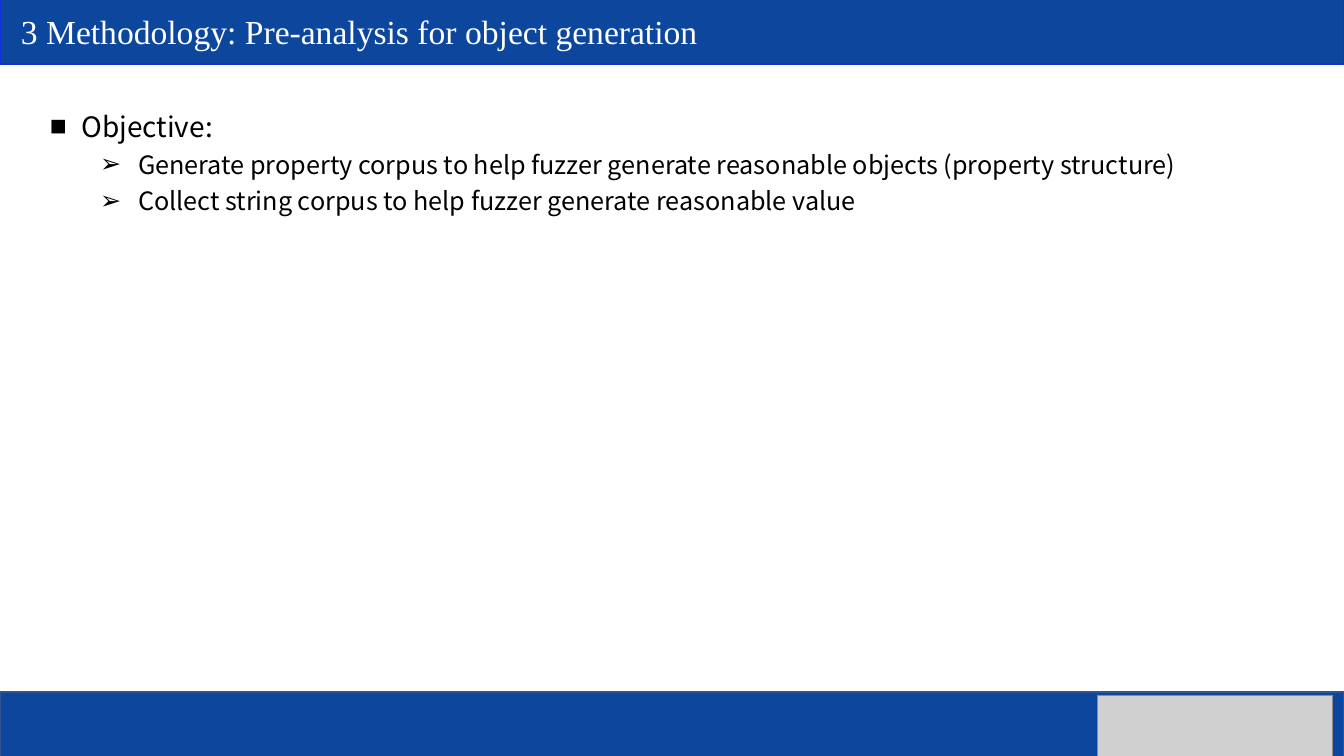
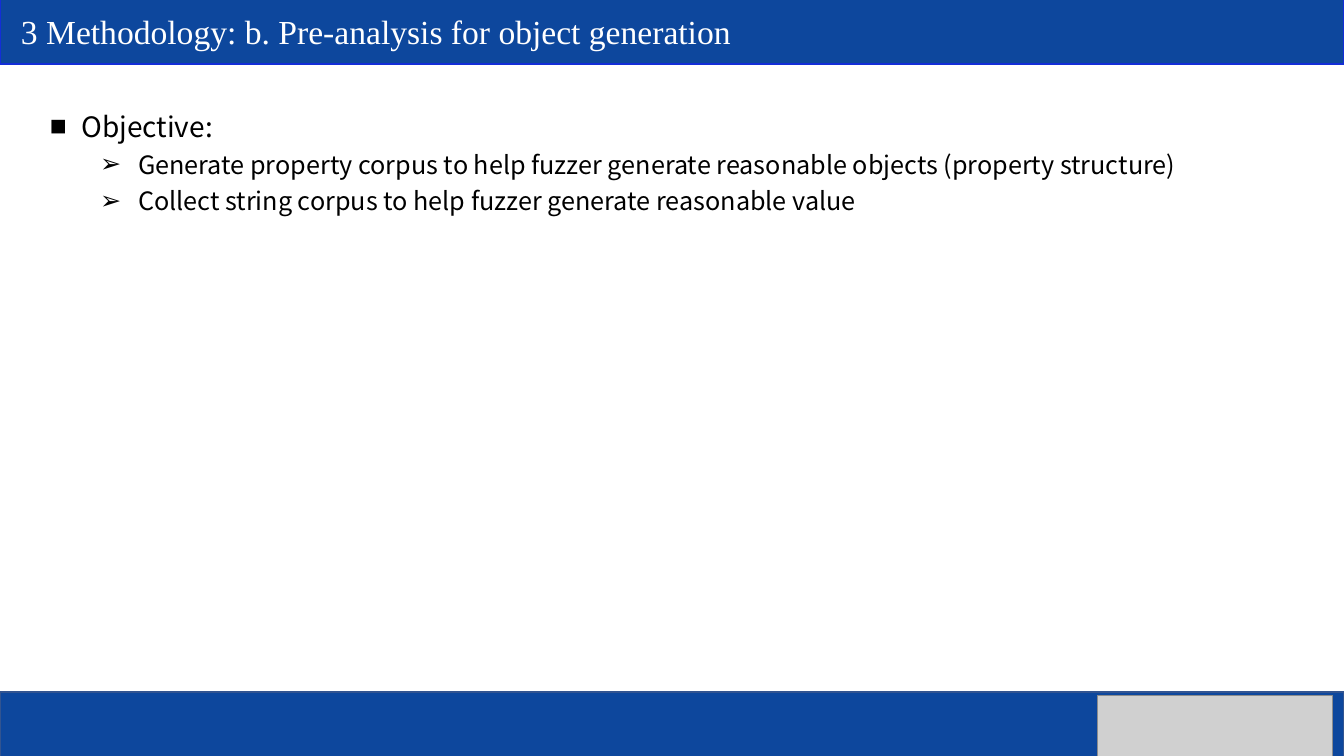
Before and after one commit to jackfromeast/UoPGadget, a slide deck: slide 15 of .assets/PPAEG-final-presentation.pptx (slide 13 before the commit). Drawn at 1344x756 pixels with LibreOffice and Linux fonts; fonts in the diff are those of the drawing; grey boxes stand for pictures. Boxes give left, top, right and bottom in pixels: in the first picture for what was removed or moved away, otherwise in the second. Text is boxed around its words. In the diff, an @@ line names an element or a change of style, - is before the commit and + after.

```diff
--- a/.assets/PPAEG-final-presentation.pptx
+++ b/.assets/PPAEG-final-presentation.pptx
@@ text at [21, 20, 731, 50]: text changed @@
-3 Methodology: Pre-analysis for object generation
+3 Methodology: b. Pre-analysis for object generation
```
Also in this commit, not shown: 9 other slides changed, 2 slides added, 3 other files.
